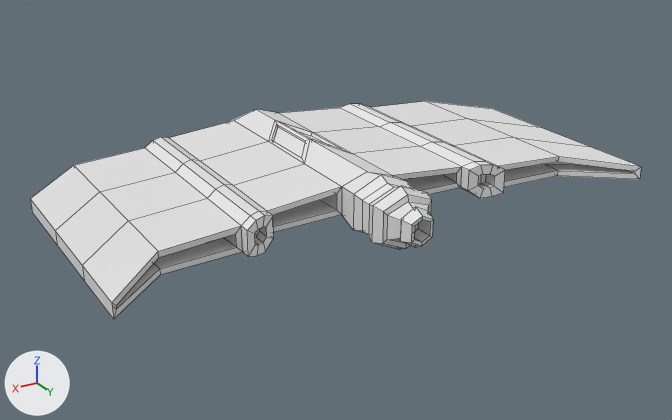
An edit to the FBX model Assets/Models/axe_ship.fbx, drawn before and after from the same camera.
Both versions are drawn from a 50 mm camera at (2.08, 3.73, 1.59) aimed at (-0.05, 0.19, -0.18). The lights are fixed; the arrows at lower left show +X, +Y and +Z. Mesh edges are drawn as thin lines. Where no turn or scale is listed for an object, it has been applied to the vertices.

Before the edit, the objects in view are built like this:
```python
me_cube_004 = bpy.data.meshes.new('Cube.004')
me_cube_004.from_pydata(...)  # 349 vertices, 360 faces; spans x -1.29..1.29, y -0.82..0.95, z -0.14..0.16
ob_cube = bpy.data.objects.new('Cube', me_cube_004)
ob_cube.location = (0.0, 0.0, 0.0)
```
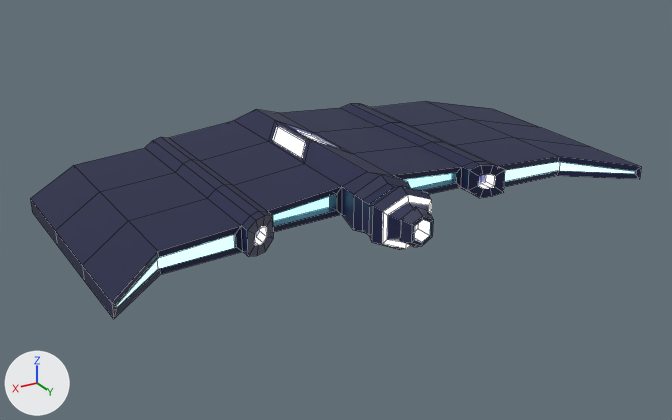
Where the newer file only moved an object's origin or applied its transform, the numbers keep the older frame.

Where the change shows, as pixel boxes (x1, y1, x2, y2) in the pictures (672 x 420 px; the box of a moved part takes in the faces that stretch with it):
'Cube', reshaped, recoloured (white to blue)
    both: (30, 101, 641, 319)
part 1 of me_cube_004, moved or reshaped
    before: (443, 164, 557, 183)
    after: (452, 162, 560, 183)
part 2 of me_cube_004, moved or reshaped
    before: (154, 234, 237, 268)
    after: (157, 234, 237, 269)
part 3 of me_cube_004, moved or reshaped
    before: (273, 175, 456, 227)
    after: (273, 173, 456, 227)
part 4 of me_cube_004, moved or reshaped
    before: (545, 162, 635, 174)
    after: (559, 162, 635, 174)
part 5 of me_cube_004, moved or reshaped
    before: (116, 263, 160, 309)
    after: (116, 260, 159, 309)
part 6 of me_cube_004, recoloured (white to blue)
    both: (30, 101, 641, 319)
part 7 of me_cube_004, recoloured
    both: (478, 175, 495, 189)
part 8 of me_cube_004, recoloured
    both: (255, 227, 267, 245)
part 9 of me_cube_004, recoloured
    both: (383, 195, 431, 248)
part 10 of me_cube_004, recoloured
    both: (274, 127, 325, 158)
part 11 of me_cube_004, recoloured
    both: (414, 220, 430, 242)

Edits to the bpy script that builds the scene:
```text
Add mat_body:
    mat_body = principled_material('body')
    mat_body.base_color = (0.00449, 0.00862, 0.055)  # dark blue #0e1742
Add mat_light:
    mat_light = principled_material('light')
    mat_light.base_color = (1.0, 1.0, 1.0)  # white #ffffff
    mat_light.emission_strength = 5.8
Add mat_engine:
    mat_engine = principled_material('engine')
    mat_engine.base_color = (1.0, 0.00364, 0.0)  # red #ff0c00
    mat_engine.emission_color = (0.395, 1.717, 1.999)  # cyan #a9ffff
    mat_engine.emission_strength = 1.0
Change me_cube_004:
    where me_cube_004.from_pydata(...)  # 349 vertices, 360 faces; spans x -1.29..1.29, y -0.82..0.95, z -0.14..0.16
    used by ob_cube; location = (0.0, 0.0, 0.0)
    me_cube_004 part 1: all 6 vertices in x -1.03..-0.49, y 0.4..0.54, z -0.02..0.04 are moved by (0.0, 0.11, 0.0)
    me_cube_004 part 2: all 6 vertices in x 0.49..1.03, y 0.4..0.54, z -0.02..0.04 are moved by (0.0, 0.11, 0.0)
    me_cube_004 part 3: all 4 vertices in x -0.17..0.17, y 0.37, z -0.01..0.06 are moved by (0.0, 0.11, 0.0)
    me_cube_004 part 4: all 2 vertices in x -1.28, y 0.8, z 0.0..0.01 are moved by (0.0, 0.11, 0.0)
    me_cube_004 part 5: all 2 vertices in x 1.28, y 0.8, z 0.0..0.01 are moved by (0.0, 0.11, 0.0)
    me_cube_004 part 6: 316 of the faces centred in x -1.29..1.29, y -0.73..0.95, z -0.13..0.13 switch from no material to mat_body (dark blue #0e1742)
    me_cube_004 part 7: 8 of the faces centred in x -0.62..-0.55, y 0.6..0.63, z -0.02..0.04 switch from no material to mat_light (white #ffffff)
    me_cube_004 part 8: 8 of the faces centred in x 0.55..0.62, y 0.6..0.63, z -0.02..0.04 switch from no material to mat_light (white #ffffff)
    me_cube_004 part 9: 6 of the faces centred in x -0.11..0.11, y 0.84, z -0.07..0.1 switch from no material to mat_light (white #ffffff)
    me_cube_004 part 10: 2 of the faces centred in x -0.06..0.06, y -0.07, z 0.1 switch from no material to mat_light (white #ffffff)
    me_cube_004 part 11: 16 of the faces centred in x -1.16..1.16, y 0.27..0.91, z -0.04..0.05 switch from no material to mat_engine (red #ff0c00)
```
